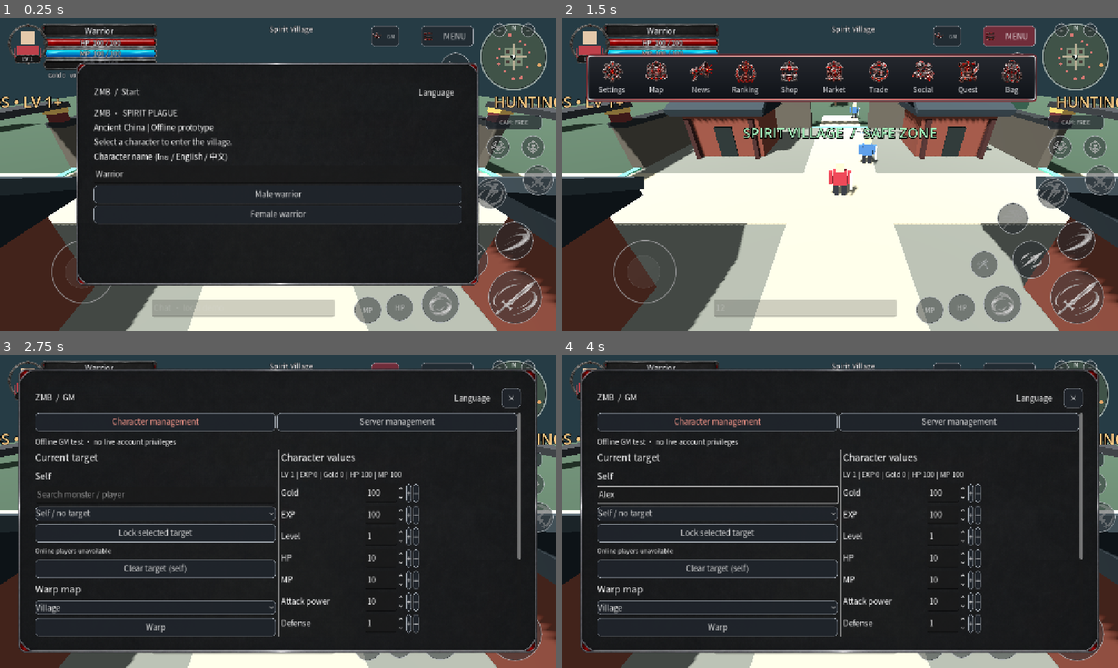
Above: before the commit, frames 1-4 (two rows, left to right).
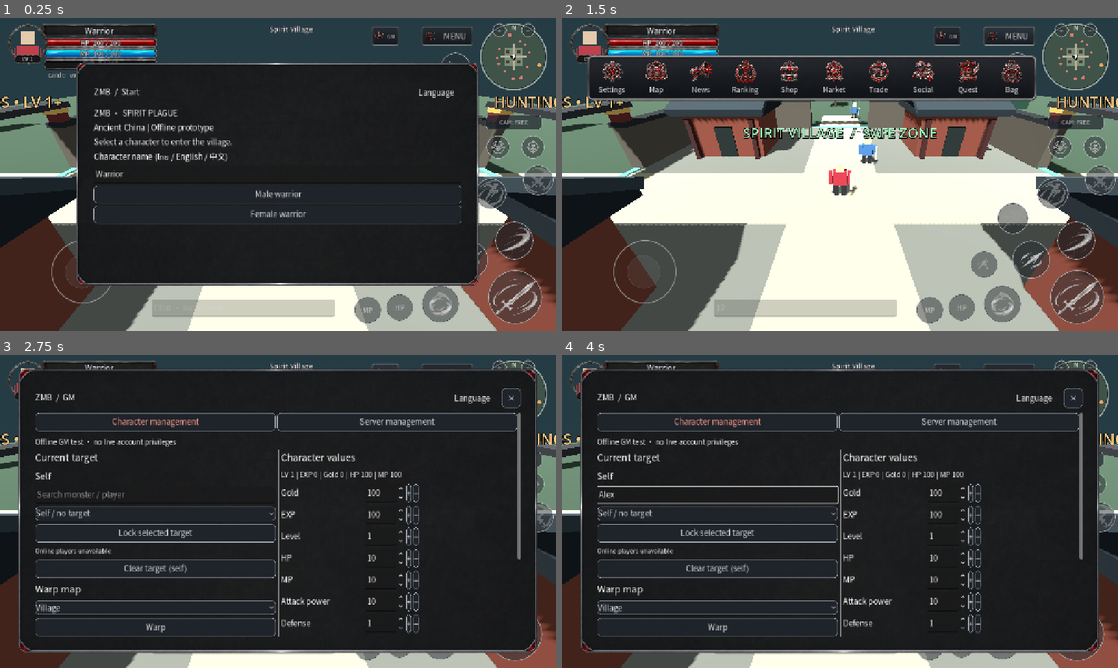
Above: after the commit, the same moments.

Repository: redfullmoon209-debug/ZMB
Game: Godot game, scene res://main.tscn
Two runs of this game, one before a commit and one after it. Both use one fixed random seed, a clock stepped at 60 frames per second and the inputs below.
Inputs (mouse positions are in pixels of both pictures, inside the frame that each line leads up to):
- Up to frame 1 (0.25 s): no input
- Up to frame 2 (1.5 s): click (806, 309) at 0.52 s; type "12" at 0.6 s; click "MENU" at 1.25 s
- Up to frame 3 (2.75 s): click "GM" at 2 s
- Up to frame 4 (4 s): click (717, 495) at 2.77 s; type "Alex" at 2.85 s; click "+" at 3.5 s

The runs differ from the first frame. In frame 1, 0.2% of the frame differs, in the area x 66-86%, y 2-10%; in frame 2, 2.8%, in the area x 4-86%, y 2-27%; in frame 3, 0.2%; in frame 4, less than 0.1%.

Commit message:
ZMB v0.1.41: silver menu strip and matching MENU and GM buttons

Diff:
--- a/hud.gd
+++ b/hud.gd
@@ -439,7 +439,7 @@
 	status_fill_clips[0].size.x=253.0*clampf(game.hp/game.max_hp(),0,1)
 	status_fill_clips[1].size.x=253.0*clampf(game.mp/game.max_mp(),0,1)
 	status_fill_clips[2].size.x=253.0*clampf(game.xp/100.0,0,1)
-	stats.text="Gold %d   v0.1.40"%game.coins
+	stats.text="Gold %d   v0.1.41"%game.coins
 	if status_portrait_male!=game.male:
 		status_portrait_male=game.male
 		status_portrait.scale=game.player_visual.scale
@@ -598,6 +598,20 @@
 	b.size=config.get_value("size",t,s)
 	b.scale=config.get_value("scale",t,Vector2.ONE)
 	b.modulate.a=config.get_value("opacity",t,0.82)
+	if t in ["MENU","GM"]:
+		var silver := StyleBoxTexture.new()
+		silver.texture=preload("res://assets/menu_icons/menu_button_silver.png")
+		for side in [SIDE_LEFT,SIDE_TOP,SIDE_RIGHT,SIDE_BOTTOM]:
+			silver.set_texture_margin(side,5)
+			silver.set_content_margin(side,5)
+		var hover := silver.duplicate() as StyleBoxTexture
+		hover.modulate_color=Color(1.25,1.25,1.25)
+		var pressed := silver.duplicate() as StyleBoxTexture
+		pressed.modulate_color=Color(0.75,0.75,0.75)
+		b.add_theme_stylebox_override("normal",silver)
+		b.add_theme_stylebox_override("hover",hover)
+		b.add_theme_stylebox_override("pressed",pressed)
+		b.add_theme_stylebox_override("focus",StyleBoxEmpty.new())
 	if t not in ["MENU","CAMERA","GM"]:
 		b.set_meta("round",true)
 		var round_style := StyleBoxFlat.new()
@@ -854,7 +868,7 @@
 		if is_instance_valid(close_button): controls["CLOSE"] = _web_rect(close_button)
 		var menu_rects := {}
 		for key in menu_items: menu_rects[key]=_web_rect(menu_items[key])
-		var d := {"version":"0.1.40","ready":true,"started":game.started,"s …(627 unchanged characters)…
+		var d := {"version":"0.1.41","ready":true,"started":game.started,"s …(627 unchanged characters)…
 		var payload := JSON.stringify(d)
 		if browser_window != null:
 			browser_window.zmbDiagnosticsJSON = payload
@@ -1183,7 +1197,7 @@
 	panel.size=Vector2(1040,112)
 	panel.z_index=20
 	var frame := StyleBoxTexture.new()
-	frame.texture=preload("res://assets/menu_icons/quick_menu_frame.svg")
+	frame.texture=preload("res://assets/menu_icons/quick_menu_silver.png")
 	for side in [SIDE_LEFT,SIDE_TOP,SIDE_RIGHT,SIDE_BOTTOM]:
 		frame.set_texture_margin(side,12)
 		frame.set_content_margin(side,0)
@@ -1201,7 +1215,7 @@
 	menu_font.variation_embolden=0.45
 	var idle := StyleBoxEmpty.new()
 	var highlight := StyleBoxFlat.new()
-	highlight.bg_color=Color("7d293340")
+	highlight.bg_color=Color("a7adb122")
 	highlight.set_corner_radius_all(6)
 	for key in MENU_PAGES:
 		var b := Button.new()
Binary file added: assets/menu_icons/menu_button_silver.png
Binary file added: assets/menu_icons/quick_menu_silver.png
